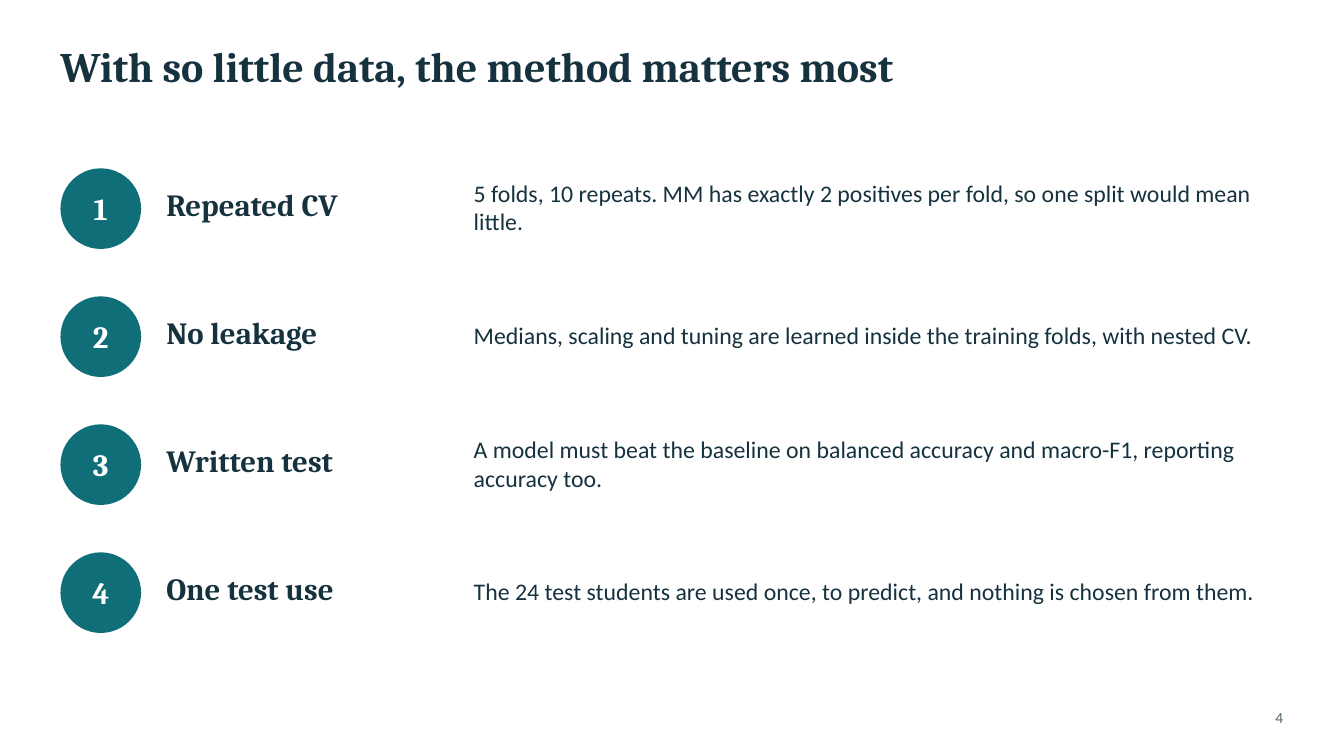
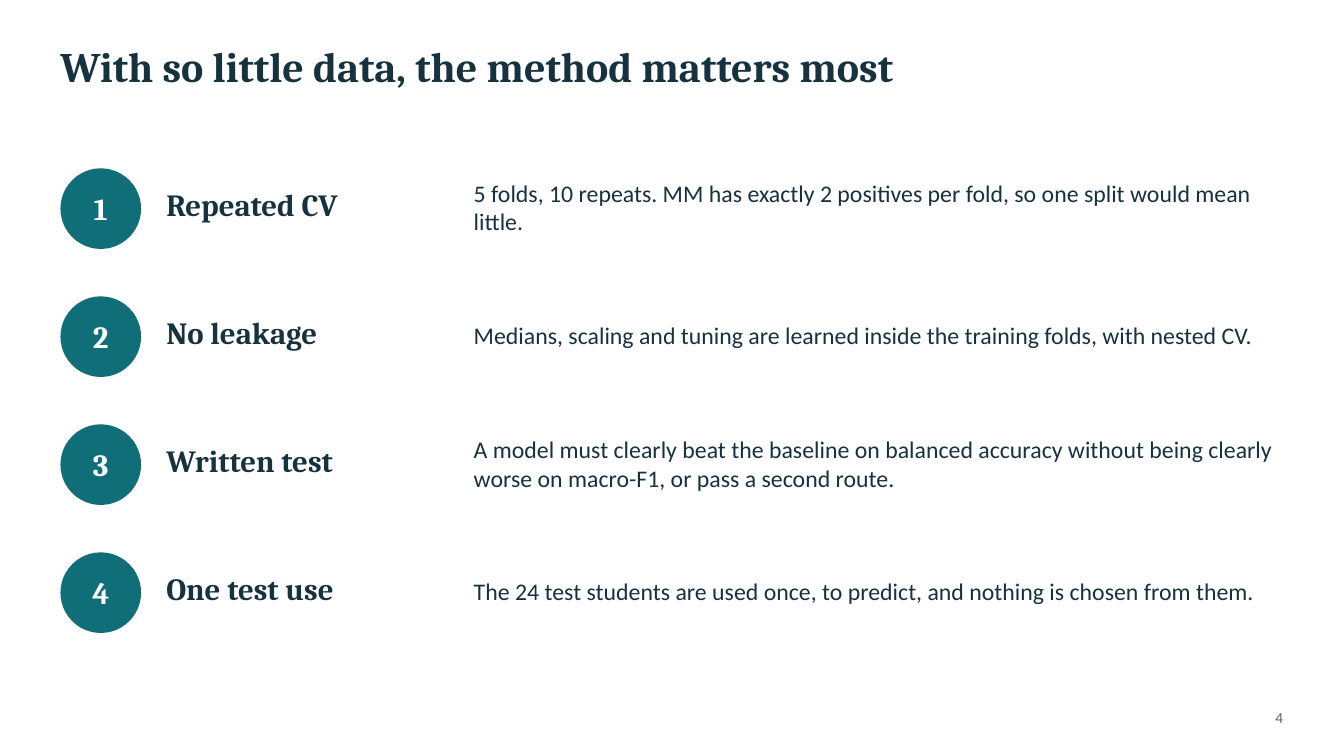
Before and after one commit to tomas20oriol-jpg/miopia-ml-project, a slide deck: slide 4 of slides/myopia_presentation.pptx. Drawn at 1344x756 pixels with LibreOffice and Linux fonts; fonts in the diff are those of the drawing. Boxes give left, top, right and bottom in pixels: in the first picture for what was removed or moved away, otherwise in the second. Text is boxed around its words. In the diff, an @@ line names an element or a change of style, - is before the commit and + after.

```diff
--- a/slides/myopia_presentation.pptx
+++ b/slides/myopia_presentation.pptx
@@ text at (x1=474, y1=441, x2=1271, y2=491): text changed @@
-A model must beat the baseline on balanced accuracy and macro-F1, reporting accuracy too.
+A model must clearly beat the baseline on balanced accuracy without being clearly worse on macro-F1, or pass a second route.
```
Also in this commit, not shown: 3 other slides changed, 2 other files.
